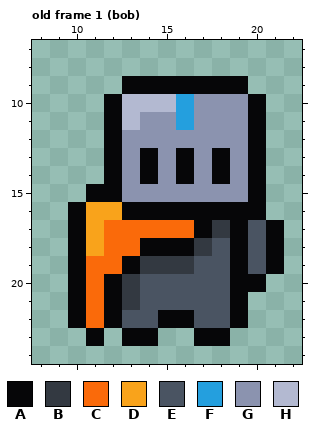
Pixel-art file: assets/sprites/WIP/knight.aseprite. The first picture shows the starting point.
32x32 pixels, 34 frames. Colours within 5 levels of each other are drawn and written as one. Shown: old frame 1 (bob): x 8..22, y 7..24. The commit also changed other frames, which this record leaves out.
Palette (. is transparent): A #060608  B #333941  C #fa6a0a  D #f9a31b  E #4a5462  F #249fde  G #8b93af  H #b3b9d1
The same view after the edit:
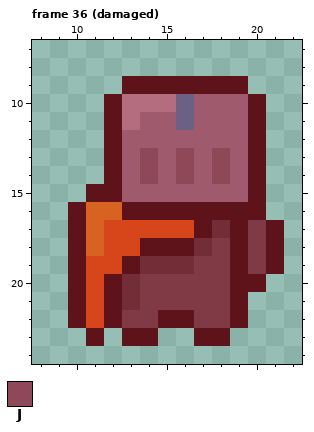
Colours new in this view: J #8e4858
A new or re-ordered frame is compared with the old frame closest to it.
From the commit log: Added a simple damage animation for the knight
Edits made:
frames 34 -> 37
colour A: #060608 -> #5d1319
colour B: #333941 -> #732d36
colour C: #fa6a0a -> #d7451a
colour D: #f9a31b -> #d76222
colour E: #4a5462 -> #7f3a46
colour F: #249fde -> #6c6084
colour G: #8b93af -> #9f5a6d
colour H: #b3b9d1 -> #b36d7e
Frame 36 (damaged) is new; against old frame 1 (bob), layer "main":
y 13..14: x 14 A -> J; x 16 A -> J; x 18 A -> J
Boxes around the changes in both pictures, in picture pixels (x1, y1, x2, y2):
changed: (68, 76, 284, 346)
